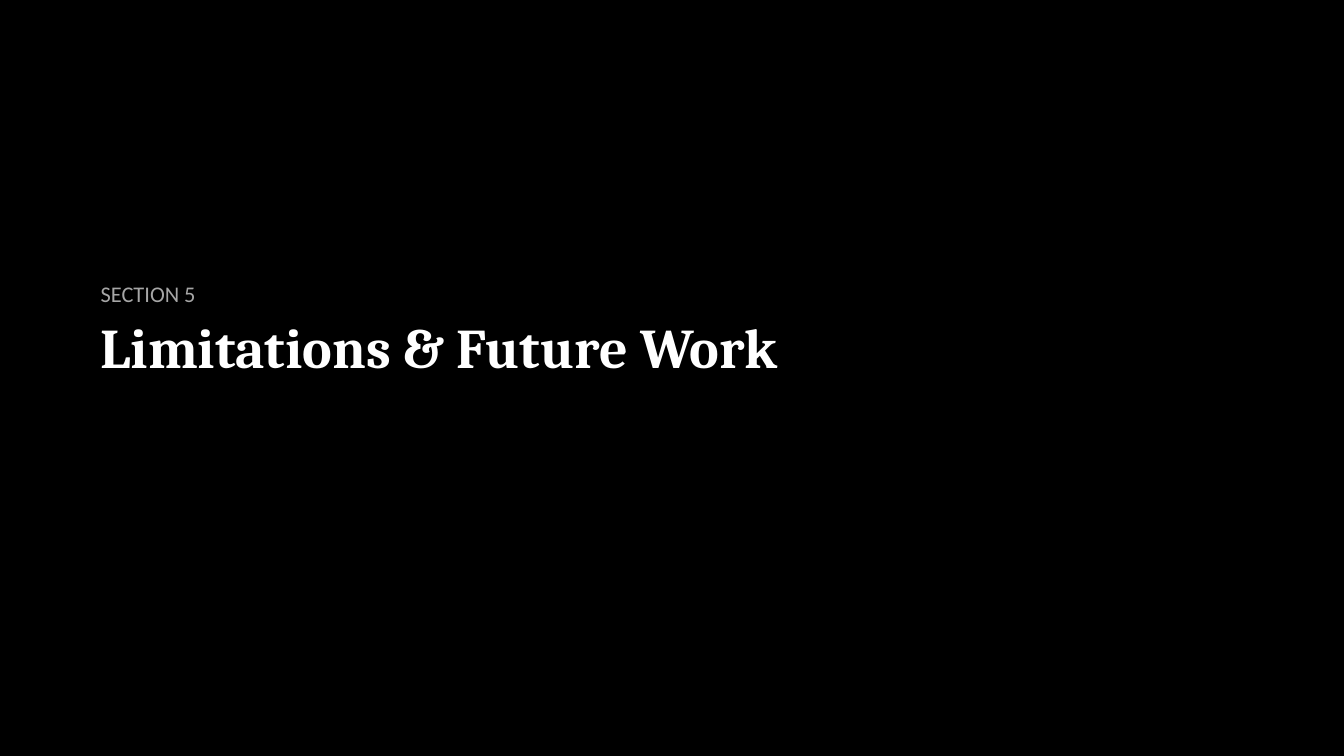
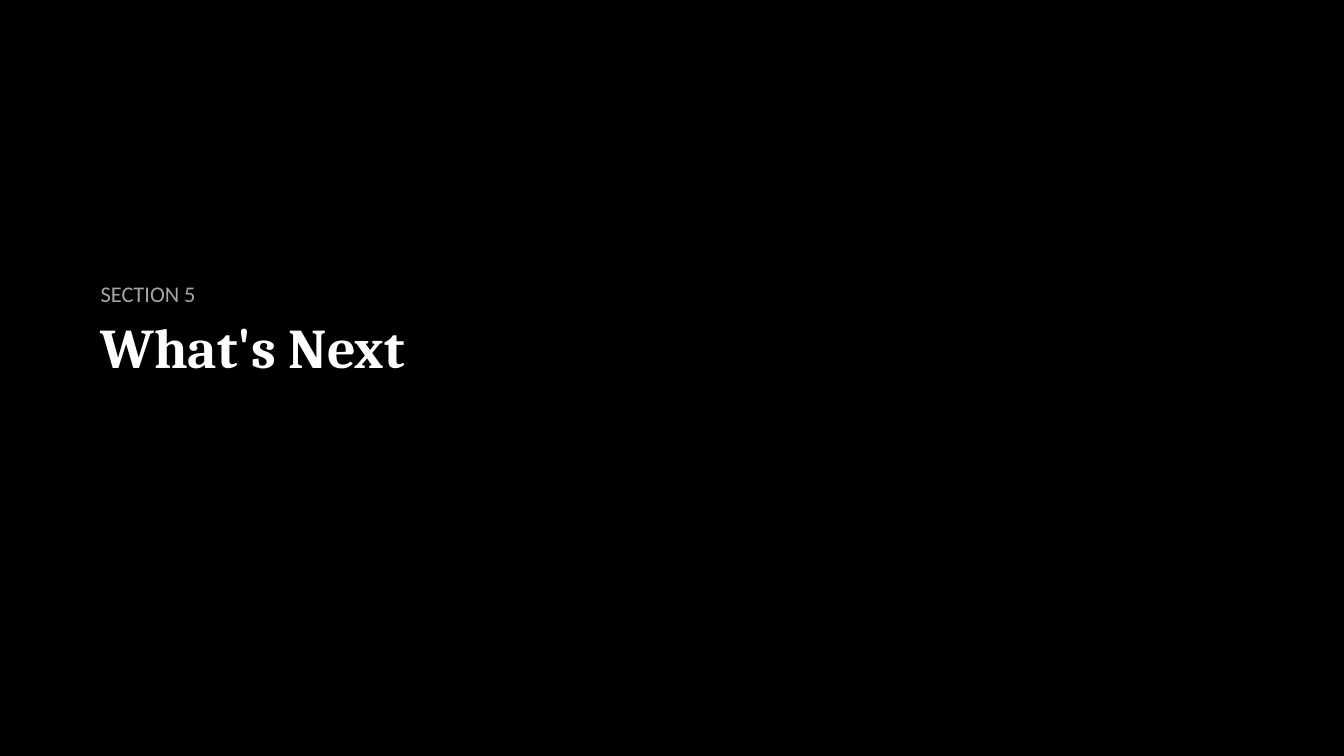
Before and after one commit to DrNeel11/project_work_1, a slide deck: slide 23 of drone-sim-today/Autonomous_Drone_Inspection_Progress.pptx. Drawn at 1344x756 pixels with LibreOffice and Linux fonts; fonts in the diff are those of the drawing. Boxes give left, top, right and bottom in pixels: in the first picture for what was removed or moved away, otherwise in the second. Text is boxed around its words. In the diff, an @@ line names an element or a change of style, - is before the commit and + after.

```diff
--- a/drone-sim-today/Autonomous_Drone_Inspection_Progress.pptx
+++ b/drone-sim-today/Autonomous_Drone_Inspection_Progress.pptx
@@ title at (101, 328, 405, 369): text changed @@
-Limitations & Future Work
+What's Next
```
Also in this commit, not shown: 3 other slides changed, 3 other files.
